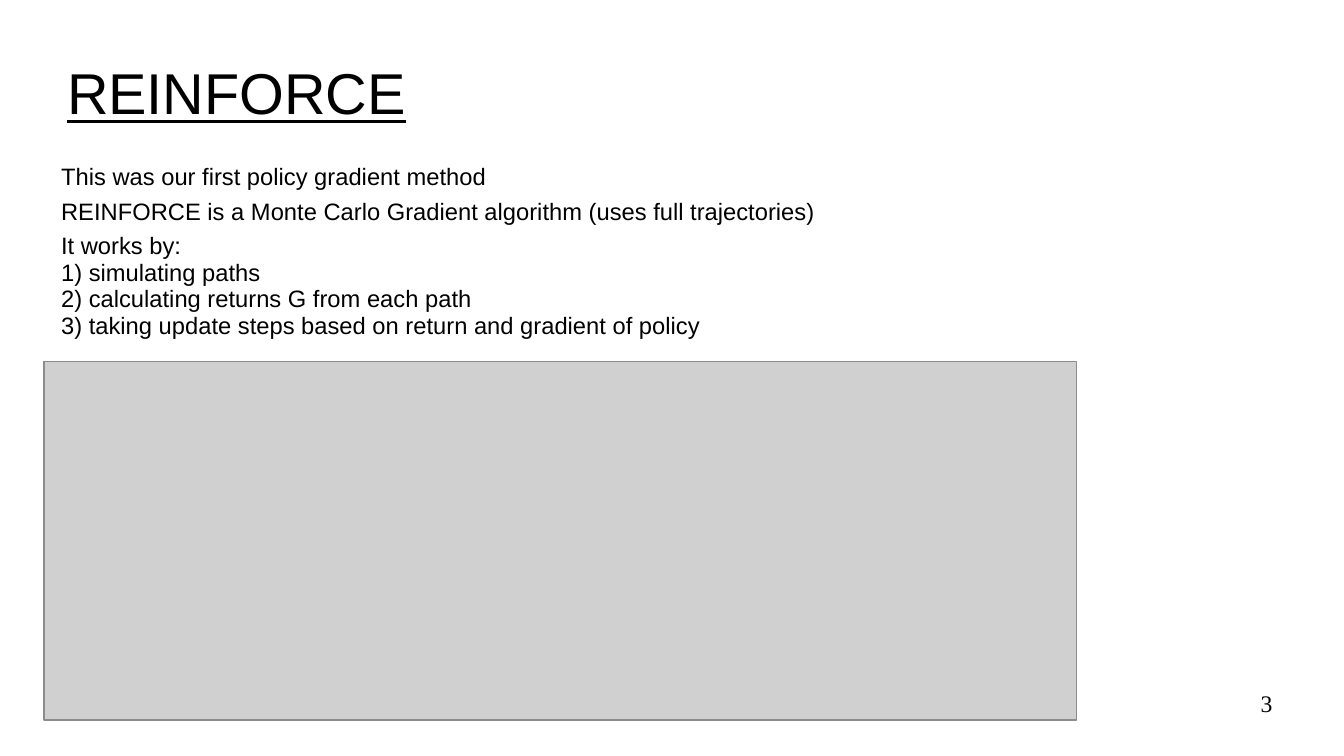
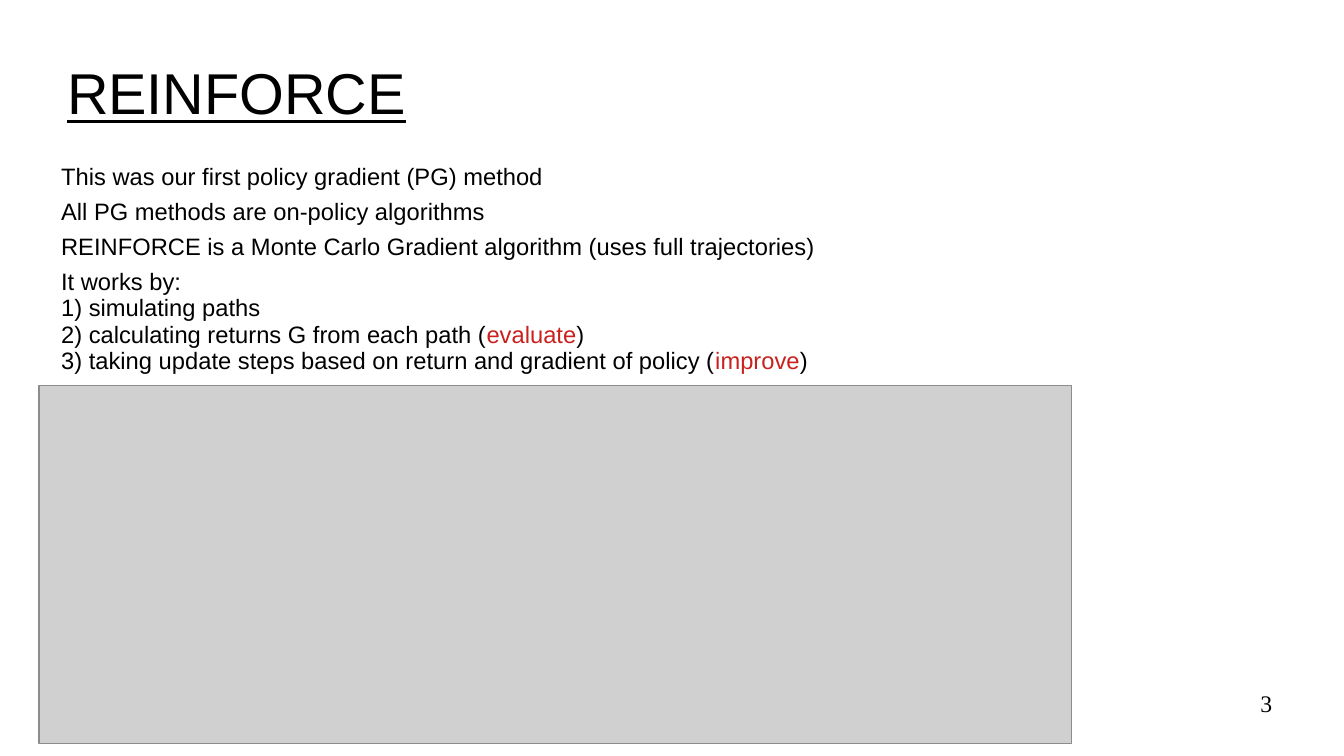
Before and after one commit to UVADS/reinforcement_learning, a slide deck: slide 3 of 08_policy_gradients_extensions/policy_gradients_extensions.ppt. Drawn at 1344x756 pixels with LibreOffice and Linux fonts; fonts in the diff are those of the drawing; grey boxes stand for pictures. Boxes give left, top, right and bottom in pixels: in the first picture for what was removed or moved away, otherwise in the second. Text is boxed around its words. In the diff, an @@ line names an element or a change of style, - is before the commit and + after.

Commit message:
added to pg methods and added pdf slide versions

```diff
--- a/08_policy_gradients_extensions/policy_gradients_extensions.ppt
+++ b/08_policy_gradients_extensions/policy_gradients_extensions.ppt
@@ text at (61, 167, 542, 225): text changed @@
-This was our first policy gradient method
+This was our first policy gradient (PG) method
+All PG methods are on-policy algorithms
@@ text at (61, 272, 807, 374): text changed @@
-It works by:
-1) simulating paths
-2) calculating returns G from each path
-3) taking update steps based on return and gradient of policy
+It works by:
+1) simulating paths
+2) calculating returns G from each path (evaluate)
+3) taking update steps based on return and gradient of policy (improve)
@@ picture: place and size @@
-picture at (44, 362, 1077, 721)
+picture at (39, 385, 1072, 744)
```
Also in this commit, not shown: 1 other slide changed, 17 slides added, 3 other files.
